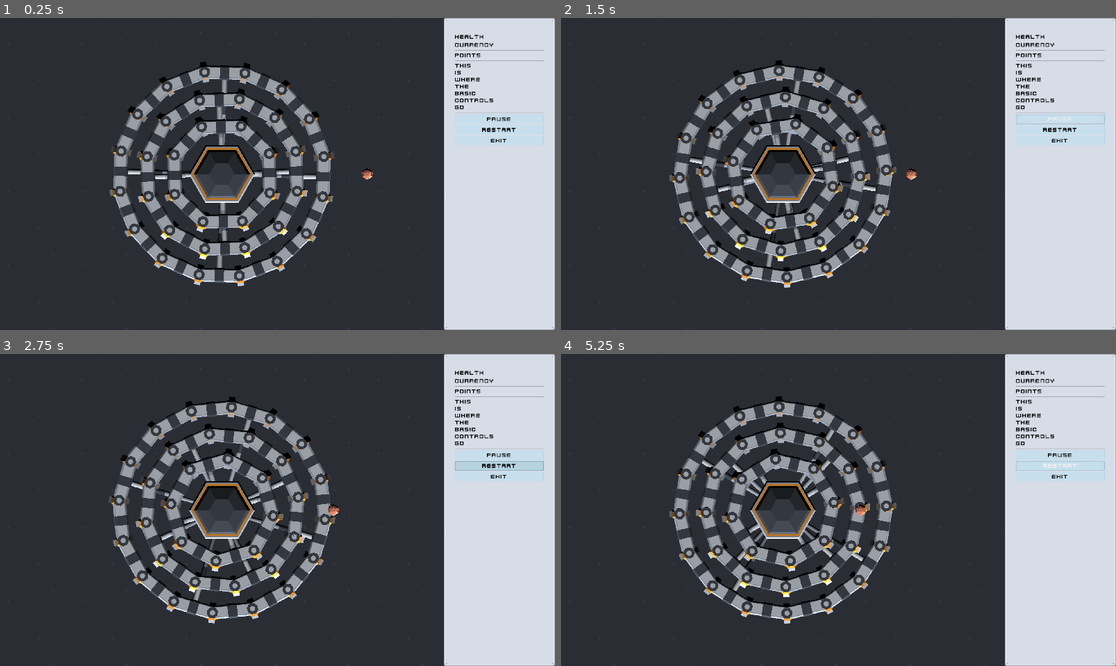
Above: before the commit, frames 1-4 (two rows, left to right).
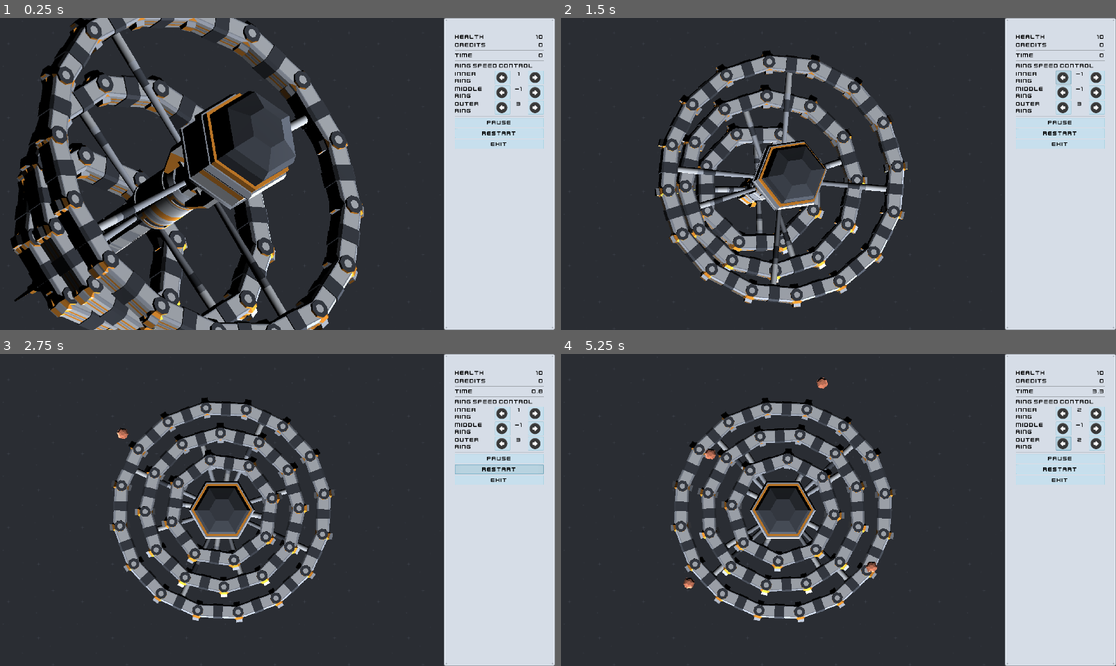
Above: after the commit, the same moments.

Repository: Wrzlprnft/ProtectPortPolyPls
Game: Godot game, scene res://scenes/Main.tscn
The game is run twice, just before and just after one commit, with the same random seed, the same clock (stepped at 60 frames per second) and the same inputs.
Inputs (mouse positions are in pixels of both pictures, inside the frame that each line leads up to):
- Up to frame 1 (0.25 s): no input
- Up to frame 2 (1.5 s): click "Pause" at 0.5 s; click (1066, 77) at 1.27 s
- Up to frame 3 (2.75 s): click "Restart" at 2 s
- Up to frame 4 (5.25 s): click (1099, 413) at 2.77 s; click (1066, 428) at 3.52 s; click (1099, 428) at 4.27 s; click (1066, 444) at 5.02 s

The runs differ from the first frame. In frame 1, 33% of the frame differs, in the area x 1-98%, y 0-100%; in frame 2, 18%; in frame 3, 12%; in frame 4, 11%.

Commit message:
added gameplay

Diff:
--- a/scenes/Main.tscn
+++ b/scenes/Main.tscn
@@ -1,8 +1,8 @@
-[gd_scene load_steps=29 format=2]
+[gd_scene load_steps=32 format=2]
 
 [ext_resource path="res://scripts/Main.gd" type="Script" id=1]
 [ext_resource path="res://scenes/Laserbeam.tscn" type="PackedScene" id=2]
-[ext_resource path="res://scenes/Enemy.tscn" type="PackedScene" id=3]
+[ext_resource path="res://assets/ui/shadedDark25.png" type="Texture" id=3]
 [ext_resource path="res://assets/ui/metalPanel.png" type="Texture" id=4]
 [ext_resource path="res://scripts/Ring.gd" type="Script" id=5]
 [ext_resource path="res://assets/Theme.tres" type="Theme" id=6]
@@ -23,20 +23,45 @@
 [ext_resource path="res://scenes/RingSegment2.tscn" type="PackedScene" id=21]
 [ext_resource path="res://scenes/RingSegment1.tscn" type="PackedScene" id=22]
 [ext_resource path="res://scripts/ViewportContainer.gd" type="Script" id=23]
+[ext_resource path="res://assets/ui/shadedDark24.png" type="Texture" id=24]
 [ext_resource path="res://assets/crosshair120.png" type="Texture" id=25]
 [ext_resource path="res://assets/ui/turret_double_SE.png" type="Texture" id=26]
+[ext_resource path="res://scripts/MenuBar.gd" type="Script" id=27]
 
 [sub_resource type="SphereShape" id=1]
 radius = 1.69884
 
 [sub_resource type="SphereShape" id=2]
 
+[sub_resource type="Animation" id=4]
+resource_name = "camera pan"
+length = 2.0
+tracks/0/type = "transform"
+tracks/0/path = NodePath(".")
+tracks/0/interp = 1
+tracks/0/loop_wrap = true
+tracks/0/imported = false
+tracks/0/enabled = true
+tracks/0/keys = PoolRealArray( 0, 1, -8.071, 5.35989, 0.959388, -0.515438, -0.48407, 0.0768885, 0.702914, 1, 1, 1, 2, 1, 0, 7.61737, 0, -0.707107, 0, 0, 0.707107, 1, 1, 1 )
+tracks/1/type = "value"
+tracks/1/path = NodePath(".:size")
+tracks/1/interp = 1
+tracks/1/loop_wrap = true
+tracks/1/imported = false
+tracks/1/enabled = true
+tracks/1/keys = {
+"times": PoolRealArray( 0, 2 ),
+"transitions": PoolRealArray( 1, 1 ),
+"update": 0,
+"values": [ 11.88, 23.1 ]
+}
+
 [sub_resource type="Environment" id=3]
 
 [node name="Main" type="Node"]
 script = ExtResource( 1 )
 
-[node name="NinePatchRect" type="NinePatchRect" parent="."]
+[node name="MenuBar" type="NinePatchRect" parent="."]
 anchor_left = 0.8
 anchor_right = 1.0
 anchor_bottom = 1.0
@@ -47,11 +72,12 @@
 patch_margin_top = 10
 patch_margin_right = 10
 patch_margin_bottom = 10
+script = ExtResource( 27 )
 __meta__ = {
 "_edit_use_anchors_": false
 }
 
-[node name="VBoxContainer" type="VBoxContainer" parent="NinePatchRect"]
+[node name="VBoxContainer" type="VBoxContainer" parent="MenuBar"]
 anchor_left = 0.1
 anchor_top = 0.05
 anchor_right = 0.9
@@ -60,80 +86,272 @@
 "_edit_use_anchors_": false
 }
 
-[node name="Health" type="RichTextLabel" parent="NinePatchRect/VBoxContainer"]
+[node name="Healthbox" type="HBoxContainer" parent="MenuBar/VBoxContainer"]
 margin_right = 307.0
 margin_bottom = 24.0
+size_flags_vertical = 8
+__meta__ = {
+"_edit_use_anchors_": false
+}
+
+[node name="Label" type="RichTextLabel" parent="MenuBar/VBoxContainer/Healthbox"]
+margin_right = 224.0
+margin_bottom = 24.0
+size_flags_horizontal = 3
+size_flags_vertical = 3
 text = "Health"
 fit_content_height = true
 scroll_active = false
 
-[node name="Currency" type="RichTextLabel" parent="NinePatchRect/VBoxContainer"]
+[node name="Value" type="RichTextLabel" parent="MenuBar/VBoxContainer/Healthbox"]
+margin_left = 228.0
+margin_right = 307.0
+margin_bottom = 24.0
+size_flags_horizontal = 3
+size_flags_stretch_ratio = 0.35
+bbcode_enabled = true
+bbcode_text = "[right]5[/right]"
+text = "5"
+fit_content_height = true
+scroll_active = false
+
+[node name="Creditbox" type="HBoxContainer" parent="MenuBar/VBoxContainer"]
 margin_top = 28.0
 margin_right = 307.0
 margin_bottom = 52.0
-text = "Currency"
-fit_content_height = true
-scroll_active = false
-
-[node name="HSeparator" type="HSeparator" parent="NinePatchRect/VBoxContainer"]
+size_flags_vertical = 8
+__meta__ = {
+"_edit_use_anchors_": false
+}
+
+[node name="Label" type="RichTextLabel" parent="MenuBar/VBoxContainer/Creditbox"]
+margin_right = 224.0
+margin_bottom = 24.0
+size_flags_horizontal = 3
+size_flags_vertical = 3
+text = "Credits"
+fit_content_height = true
+scroll_active = false
+
+[node name="Value" type="RichTextLabel" parent="MenuBar/VBoxContainer/Creditbox"]
+margin_left = 228.0
+margin_right = 307.0
+margin_bottom = 24.0
+size_flags_horizontal = 3
+size_flags_stretch_ratio = 0.35
+bbcode_enabled = true
+bbcode_text = "[right]0[/right]"
+text = "0"
+fit_content_height = true
+scroll_active = false
+
+[node name="HSeparator" type="HSeparator" parent="MenuBar/VBoxContainer"]
 self_modulate = Color( 0, 0, 0, 1 )
 margin_top = 56.0
 margin_right = 307.0
 margin_bottom = 60.0
 
-[node name="Points" type="RichTextLabel" parent="NinePatchRect/VBoxContainer"]
+[node name="Timebox" type="HBoxContainer" parent="MenuBar/VBoxContainer"]
 margin_top = 64.0
 margin_right = 307.0
 margin_bottom = 88.0
-text = "Points"
-fit_content_height = true
-scroll_active = false
-
-[node name="HSeparator3" type="HSeparator" parent="NinePatchRect/VBoxContainer"]
+size_flags_vertical = 8
+__meta__ = {
+"_edit_use_anchors_": false
+}
+
+[node name="Label" type="RichTextLabel" parent="MenuBar/VBoxContainer/Timebox"]
+margin_right = 178.0
+margin_bottom = 24.0
+size_flags_horizontal = 3
+size_flags_vertical = 3
+text = "Time"
+fit_content_height = true
+scroll_active = false
+
+[node name="Value" type="RichTextLabel" parent="MenuBar/VBoxContainer/Timebox"]
+margin_left = 182.0
+margin_right = 307.0
+margin_bottom = 24.0
+size_flags_horizontal = 3
+size_flags_stretch_ratio = 0.7
+bbcode_enabled = true
+bbcode_text = "[right]0[/right]"
+text = "0"
+fit_content_height = true
+scroll_active = false
+
+[node name="HSeparator3" type="HSeparator" parent="MenuBar/VBoxContainer"]
 self_modulate = Color( 0, 0, 0, 1 )
 margin_top = 92.0
 margin_right = 307.0
 margin_bottom = 96.0
 
-[node name="Hints" type="RichTextLabel" parent="NinePatchRect/VBoxContainer"]
+[node name="Label" type="RichTextLabel" parent="MenuBar/VBoxContainer"]
 margin_top = 100.0
 margin_right = 307.0
-margin_bottom = 268.0
-text = "This
-is
-where
-the
-basic
-controls
-go"
+margin_bottom = 124.0
+text = "Ring Speed control"
 fit_content_height = true
 scroll_active = false
 __meta__ = {
 "_edit_use_anchors_": false
 }
 
-[node name="HSeparator2" type="HSeparator" parent="NinePatchRect/VBoxContainer"]
+[node name="Ring1Box" type="HBoxContainer" parent="MenuBar/VBoxContainer"]
+margin_top = 128.0
+margin_right = 307.0
+margin_bottom = 176.0
+
+[node name="RichTextLabel" type="RichTextLabel" parent="MenuBar/VBoxContainer/Ring1Box"]
+margin_right = 134.0
+margin_bottom = 48.0
+size_flags_horizontal = 3
+size_flags_stretch_ratio = 2.5
+text = "Inner Ring"
+fit_content_height = true
+scroll_active = false
+
+[node name="Ring1Left" type="Button" parent="MenuBar/VBoxContainer/Ring1Box"]
+margin_left = 138.0
+margin_right = 191.0
+margin_bottom = 48.0
+size_flags_horizontal = 3
+size_flags_vertical = 3
+icon = ExtResource( 24 )
+expand_icon = true
+
+[node name="RichTextLabel2" type="RichTextLabel" parent="MenuBar/VBoxContainer/Ring1Box"]
+margin_left = 195.0
+margin_right = 249.0
+margin_bottom = 48.0
+size_flags_horizontal = 3
+bbcode_enabled = true
+bbcode_text = "[center]1[/center]"
+text = "1"
+scroll_active = false
+
+[node name="Ring1Right" type="Button" parent="MenuBar/VBoxContainer/Ring1Box"]
+margin_left = 253.0
+margin_right = 307.0
+margin_bottom = 48.0
+grow_horizontal = 2
+grow_vertical = 2
+size_flags_horizontal = 3
+size_flags_vertical = 3
+icon = ExtResource( 3 )
+expand_icon = true
+
+[node name="Ring2Box" type="HBoxContainer" parent="MenuBar/VBoxContainer"]
+margin_top = 180.0
+margin_right = 307.0
+margin_bottom = 228.0
+
+[node name="RichTextLabel" type="RichTextLabel" parent="MenuBar/VBoxContainer/Ring2Box"]
+margin_right = 134.0
+margin_bottom = 48.0
+size_flags_horizontal = 3
+size_flags_stretch_ratio = 2.5
+text = "Middle Ring"
+fit_content_height = true
+scroll_active = false
+
+[node name="Ring2Left" type="Button" parent="MenuBar/VBoxContainer/Ring2Box"]
+margin_left = 138.0
+margin_right = 191.0
+margin_bottom = 48.0
+size_flags_horizontal = 3
+size_flags_vertical = 3
+icon = ExtResource( 24 )
+expand_icon = true
+
+[node name="RichTextLabel2" type="RichTextLabel" parent="MenuBar/VBoxContainer/Ring2Box"]
+margin_left = 195.0
+margin_right = 249.0
+margin_bottom = 48.0
+size_flags_horizontal = 3
+bbcode_enabled = true
+bbcode_text = "[center]1[/center]"
+text = "1"
+scroll_active = false
+
+[node name="Ring2Right" type="Button" parent="MenuBar/VBoxContainer/Ring2Box"]
+margin_left = 253.0
+margin_right = 307.0
+margin_bottom = 48.0
+grow_horizontal = 2
+grow_vertical = 2
+size_flags_horizontal = 3
+size_flags_vertical = 3
+icon = ExtResource( 3 )
+expand_icon = true
+
+[node name="Ring3Box" type="HBoxContainer" parent="MenuBar/VBoxContainer"]
+margin_top = 232.0
+margin_right = 307.0
+margin_bottom = 280.0
+
+[node name="RichTextLabel" type="RichTextLabel" parent="MenuBar/VBoxContainer/Ring3Box"]
+margin_right = 134.0
+margin_bottom = 48.0
+size_flags_horizontal = 3
+size_flags_stretch_ratio = 2.5
+text = "Outer Ring"
+fit_content_height = true
+scroll_active = false
+
+[node name="Ring3Left" type="Button" parent="MenuBar/VBoxContainer/Ring3Box"]
+margin_left = 138.0
+margin_right = 191.0
+margin_bottom = 48.0
+size_flags_horizontal = 3
+size_flags_vertical = 3
+icon = ExtResource( 24 )
+expand_icon = true
+
+[node name="RichTextLabel2" type="RichTextLabel" parent="MenuBar/VBoxContainer/Ring3Box"]
+margin_left = 195.0
+margin_right = 249.0
+margin_bottom = 48.0
+size_flags_horizontal = 3
+bbcode_enabled = true
+bbcode_text = "[center]1[/center]"
+text = "1"
+scroll_active = false
+
+[node name="Ring3Right" type="Button" parent="MenuBar/VBoxContainer/Ring3Box"]
+margin_left = 253.0
+margin_right = 307.0
+margin_bottom = 48.0
+grow_horizontal = 2
+grow_vertical = 2
+size_flags_horizontal = 3
+size_flags_vertical = 3
+icon = ExtResource( 3 )
+expand_icon = true
+
+[node name="HSeparator2" type="HSeparator" parent="MenuBar/VBoxContainer"]
 self_modulate = Color( 0, 0, 0, 1 )
-margin_top = 272.0
-margin_right = 307.0
-margin_bottom = 276.0
-
-[node name="Button" type="Button" parent="NinePatchRect/VBoxContainer"]
-margin_top = 280.0
-margin_right = 307.0
-margin_bottom = 313.0
+margin_top = 284.0
+margin_right = 307.0
+margin_bottom = 288.0
+
+[node name="Pause" type="Button" parent="MenuBar/VBoxContainer"]
+margin_top = 292.0
+margin_right = 307.0
+margin_bottom = 325.0
 text = "Pause"
 
-[node name="Button3" type="Button" parent="NinePatchRect/VBoxContainer"]
-margin_top = 317.0
-margin_right = 307.0
-margin_bottom = 350.0
+[node name="Start" type="Button" parent="MenuBar/VBoxContainer"]
+margin_top = 329.0
+margin_right = 307.0
+margin_bottom = 362.0
 text = "Restart"
 
-[node name="Button2" type="Button" parent="NinePatchRect/VBoxContainer"]
-margin_top = 354.0
-margin_right = 307.0
-margin_bottom = 387.0
+[node name="Exit" type="Button" parent="MenuBar/VBoxContainer"]
+margin_top = 366.0
+margin_right = 307.0
+margin_bottom = 399.0
 text = "Exit"
 
 [node name="TextureRect" type="TextureRect" parent="."]
@@ -183,34 +401,6 @@
 material/2 = null
 material/3 = null
 
-[node name="rocket_baseA" type="MeshInstance" parent="ViewportContainer/Viewport/Core"]
-transform = Transform( 1.06066, 6.18172e-08, -1.06066, 0, -1, -1.31134e-07, -1.06066, 6.18172e-08, -1.06066, 0, -0.88236, 0 )
-mesh = ExtResource( 17 )
-material/0 = null
-material/1 = null
-material/2 = null
-
-[node name="rocket_finsA2" type="MeshInstance" parent="ViewportContainer/Viewport/Core"]
-transform = Transform( 1, 0, 0, 0, 1, 0, 0, 0, 1, 0, -2.52546, 0 )
-mesh = ExtResource( 14 )
-material/0 = null
-material/1 = null
-material/2 = null
-
-[node name="rocket_finsA3" type="MeshInstance" parent="ViewportContainer/Viewport/Core"]
-transform = Transform( 1, 0, 0, 0, 1, 0, 0, 0, 1, 0, -5.10769, 0 )
-mesh = ExtResource( 14 )
-material/0 = null
-material/1 = null
-material/2 = null
-
-[node name="rocket_finsA4" type="MeshInstance" parent="ViewportContainer/Viewport/Core"]
-transform = Transform( 1, 0, 0, 0, 1, 0, 0, 0, 1, 0, -7.54288, 0 )
-mesh = ExtResource( 14 )
-material/0 = null
-material/1 = null
-material/2 = null
-
 [node name="rocket_fuelA" type="MeshInstance" parent="ViewportContainer/Viewport/Core"]
 transform = Transform( 1, 0, 0, 0, 1, 0, 0, 0, 1, 0, -8.03427, 0 )
 mesh = ExtResource( 11 )
@@ -343,6 +533,7 @@
 [node name="Ring1" type="KinematicBody" parent="ViewportContainer/Viewport"]
 transform = Transform( 1, 0, 0, 0, 1, 0, 0, 0, 1, 0, -10.5541, 0 )
 script = ExtResource( 5 )
+start_speed = 3
 
 [node name="CollisionShape" type="CollisionShape" parent="ViewportContainer/Viewport/Ring1"]
 visible = false
@@ -416,11 +607,18 @@
 material/1 = null
 material/2 = null
 
+[node name="rocket_finsA4" type="MeshInstance" parent="ViewportContainer/Viewport/Ring1"]
+transform = Transform( 1.5, 0, 0, 0, 1.5, 0, 0, 0, 1.5, 0, -0.76022, 0 )
+mesh = ExtResource( 14 )
+material/0 = null
+material/1 = null
+material/2 = null
+
 [node name="Ring2" type="KinematicBody" parent="ViewportContainer/Viewport"]
 transform = Transform( 1, 0, 0, 0, 1, 0, 0, 0, 1, 0, -6.8989, 0 )
 script = ExtResource( 5 )
-rot_degrees = 0.15
 strut_dist = 5
+ring_id = 2
 
 [node name="CollisionShape" type="CollisionShape" parent="ViewportContainer/Viewport/Ring2"]
 visible = false
@@ -507,11 +705,19 @@
 material/1 = null
 material/2 = null
 
+[node name="rocket_finsA3" type="MeshInstance" parent="ViewportContainer/Viewport/Ring2"]
+transform = Transform( 1.5, 0, 0, 0, 1.5, 0, 0, 0, 1.5, 0, -0.762635, 0 )
+mesh = ExtResource( 14 )
+material/0 = null
+material/1 = null
+material/2 = null
+
 [node name="Ring3" type="KinematicBody" parent="ViewportContainer/Viewport"]
 transform = Transform( 1, 0, 0, 0, 1, 0, 0, 0, 1, 0, -3.04789, 0 )
 script = ExtResource( 5 )
-rot_degrees = -0.1
 strut_dist = 10
+ring_id = 3
+start_speed = 5
 
 [node name="CollisionShape" type="CollisionShape" parent="ViewportContainer/Viewport/Ring3"]
 visible = false
@@ -609,15 +815,29 @@
 material/1 = null
 material/2 = null
 
-[node name="Enemy" parent="ViewportContainer/Viewport" instance=ExtResource( 3 )]
-transform = Transform( 1, 0, 0, 0, 1, 0, 0, 0, 1, 11, 0, 0 )
+[node name="rocket_baseA" type="MeshInstance" parent="ViewportContainer/Viewport/Ring3"]
+transform = Transform( 1.59099, 9.27258e-08, -1.59099, 0, -1.5, -1.96701e-07, -1.59099, 9.27258e-08, -1.59099, 0, 1.72435, 0 )
+mesh = ExtResource( 17 )
+material/0 = null
+material/1 = null
+material/2 = null
+
+[node name="rocket_finsA2" type="MeshInstance" parent="ViewportContainer/Viewport/Ring3"]
+transform = Transform( 1.5, 0, 0, 0, 1.5, 0, 0, 0, 1.5, 0, -0.7403, 0 )
+mesh = ExtResource( 14 )
+material/0 = null
+material/1 = null
+material/2 = null
 
 [node name="Camera" type="Camera" parent="ViewportContainer/Viewport"]
-transform = Transform( 1, 0, 0, 0, -2.86632e-10, 1, 0, -1, -2.86632e-10, 0, 7.61737, 0 )
+transform = Transform( 0.519528, 0.390924, -0.759782, 0.607108, 0.456825, 0.650178, 0.601257, -0.799055, 0, -8.071, 5.35989, 0.959388 )
 projection = 1
 current = true
 fov = 120.0
-size = 23.1
+size = 11.88
+
+[node name="AnimationPlayer" type="AnimationPlayer" parent="ViewportContainer/Viewport/Camera"]
+"anims/camera pan" = SubResource( 4 )
 
 [node name="BakedLightmap" type="BakedLightmap" parent="ViewportContainer/Viewport"]
 extents = Vector3( 25, 19, 20 )
@@ -664,4 +884,10 @@
 "_edit_use_anchors_": false
 }
 
+[connection signal="pressed" from="MenuBar/VBoxContainer/Ring1Box/Ring1Left" to="MenuBar" method="_on_Ring1Left_pressed"]
+[connection signal="pressed" from="MenuBar/VBoxContainer/Ring1Box/Ring1Right" to="MenuBar" method="_on_Ring1Right_pressed"]
+[connection signal="pressed" from="MenuBar/VBoxContainer/Ring2Box/Ring2Left" to="MenuBar" method="_on_Ring2Left_pressed"]
+[connection signal="pressed" from="MenuBar/VBoxContainer/Ring2Box/Ring2Right" to="MenuBar" method="_on_Ring2Right_pressed"]
+[connection signal="pressed" from="MenuBar/VBoxContainer/Ring3Box/Ring3Left" to="MenuBar" method="_on_Ring3Left_pressed"]
+[connection signal="pressed" from="MenuBar/VBoxContainer/Ring3Box/Ring3Right" to="MenuBar" method="_on_Ring3Right_pressed"]
 [connection signal="pressed" from="ViewportContainer/NinePatchRect/Button" to="ViewportContainer" method="_on_Button_pressed"]
--- a/scripts/Enemy.gd
+++ b/scripts/Enemy.gd
@@ -8,17 +8,25 @@
 
 # Called when the node enters the scene tree for the first time.
 func _ready():
-	pass # Replace with function body.
+	Events.connect("start_game",self,"game_reset")
+
+func game_reset():
+	get_parent().remove_child(self)
+	queue_free()
 
 
-# Called every frame. 'delta' is the elapsed time since the previous frame.
-#func _process(delta):
-#	pass
+func damage(d: int) -> void:
+	health -= d
+	if health <= 0:
+		get_parent().remove_child(self)
+		queue_free()
 
 func _physics_process(delta):
 	var vec = -to_global(target).normalized()
 	look_at(target,Vector3.UP)
-	var collider = move_and_collide(vec* velocity/60.0)
+	var collision = move_and_collide(vec* velocity/60.0)
 
-	if collider:
-		translate(Vector3(11.0,0.0,0.0))
+	if collision:
+		Events.emit_signal("change_health",-1)
+		get_parent().remove_child(self)
+		queue_free()
--- a/scripts/Events.gd
+++ b/scripts/Events.gd
@@ -1,9 +1,10 @@
 extends Node
 
-signal health_changed(newHealth)
+signal change_health(newHealth)
 
+signal start_game()
 signal game_started()
-signal game_stopped()
+signal game_ended()
 
 signal mount_entered(mount,ring_id)
 signal mount_exited(mount)
@@ -11,3 +12,13 @@
 signal mount_selected()
 signal mount_deselected()
 signal build_turret(id)
+
+signal update_time(value)
+
+signal change_speed1(dir)
+signal change_speed2(dir)
+signal change_speed3(dir)
+
+signal speed1_changed(new_value)
+signal speed2_changed(new_value)
+signal speed3_changed(new_value)
--- a/scripts/Laserbeam.gd
+++ b/scripts/Laserbeam.gd
@@ -15,7 +15,8 @@
 	var s = Vector3(1.0,1.0,to_local(target.to_global(Vector3.ZERO)).length())
 	scale_object_local(s)
 	look_at(target.to_global(Vector3.ZERO),Vector3.UP)
+	if t:
+		t.damage(1)
 	yield(get_tree().create_timer(0.2), "timeout")
-	#TODO damage
 	get_parent().remove_child(self)
-	free()
+	queue_free()
--- a/scripts/Main.gd
+++ b/scripts/Main.gd
@@ -1,6 +1,10 @@
 extends Node
 
+var running = false
+
 var health := 10 setget set_health
+
+var time := 0.0
 
 var current_mount = null
 var current_ring_id = 0
@@ -9,10 +13,17 @@
 var mount_tracking := false
 
 var turret_scene = preload("res://scenes/Turret.tscn")
+var meteor_scene = preload("res://scenes/Enemy.tscn")
+
+onready var rng = RandomNumberGenerator.new()
 
 func set_health (newHealth) -> void:
-	health = newHealth
-	Events.emit_signal("health_changed",health)
+	if newHealth == 0:
+		health = newHealth
+		end_game()
+	elif health > 0:
+		health = newHealth
+	$MenuBar/VBoxContainer/Healthbox/Value.bbcode_text = "[right]" + str(health) + "[/right]"
 
 func change_health(delta) -> void:
 	set_health(health + delta)
@@ -35,10 +46,15 @@
 	Events.connect("mount_exited",self,"clear_current_mount")
 	Events.connect("mount_deselected",self,"clear_mount_tracking")
 	Events.connect("build_turret",self,"build_turret")
-	Events.emit_signal("game_started")
+	Events.connect("change_health",self,"change_health")
+	rng.randomize()
+	start_game()
+	while(true):
+		spawn_meteor()
+		yield(get_tree().create_timer(1), "timeout")
 
 func _input(event):
-	if event is InputEventMouseButton and current_mount:
+	if event is InputEventMouseButton and current_mount and running:
 		if event.button_index == BUTTON_LEFT && event.pressed:
 			tracked_mount = current_mount
 			tracked_ring_id = current_ring_id
@@ -49,6 +65,9 @@
 	if mount_tracking and tracked_mount:
 		var pos = tracked_mount.to_global(Vector3.ZERO)
 		Events.emit_signal("mount_positon",pos)
+	if running:
+		time += delta
+		Events.emit_signal("update_time",time)
 
 func build_turret(id) -> void:
 	var turret = turret_scene.instance()
@@ -61,9 +80,22 @@
 	ring.add_child(turret)
 	turret.translate(ring.to_local(tracked_mount.to_global(Vector3.ZERO)))
 
-# spawn enemies
-# track health
-# track currency
-# turret construction
-#	-> active turret mount!
-#	-> building UI?
+func spawn_meteor() -> void:
+	if not running:
+		return
+	var meteor = meteor_scene.instance()
+	var spawnpoint = Vector3(-10,0,0)
+	spawnpoint = spawnpoint.rotated(Vector3.UP,rng.randf_range(0.0,2* PI))
+	meteor.translate(spawnpoint)
+	$ViewportContainer/Viewport.add_child(meteor)
+
+func start_game() -> void:
+	Events.emit_signal("start_game")
+	set_health(10)
+	time = 0.0
+	yield(Events,"game_started")
+	running = true
+
+func end_game() -> void:
+	running = false
+	Events.emit_signal("game_ended")
--- /dev/null
+++ b/scripts/MenuBar.gd
@@ -0,0 +1,55 @@
+extends NinePatchRect
+
+
+# Declare member variables here. Examples:
+# var a = 2
+# var b = "text"
+
+
+# Called when the node enters the scene tree for the first time.
+func _ready():
+	Events.connect("speed1_changed",self,"speed1_changed")
+	Events.connect("speed2_changed",self,"speed2_changed")
+	Events.connect("speed3_changed",self,"speed3_changed")
+	Events.connect("update_time",self,"update_time")
+
+
+# Called every frame. 'delta' is the elapsed time since the previous frame.
+#func _process(delta):
+#	pass
+
+func update_time(value) -> void:
+	var time = "%.1f" % value
+	$VBoxContainer/Timebox/Value.bbcode_text = "[right]"+ time +"[/right]"
+
+func speed1_changed(value) -> void:
+	$VBoxContainer/Ring1Box/RichTextLabel2.bbcode_text = "[center]"+str(value)+"[/center]"
+
+func speed2_changed(value) -> void:
+	$VBoxContainer/Ring2Box/RichTextLabel2.bbcode_text = "[center]"+str(value)+"[/center]"
+
+func speed3_changed(value) -> void:
+	$VBoxContainer/Ring3Box/RichTextLabel2.bbcode_text = "[center]"+str(value)+"[/center]"
+
+func _on_Ring1Left_pressed():
+	Events.emit_signal("change_speed1",-1)
+
+
+func _on_Ring1Right_pressed():
+	Events.emit_signal("change_speed1",1)
+
+
+func _on_Ring2Left_pressed():
+	Events.emit_signal("change_speed2",-1)
+
+
+func _on_Ring2Right_pressed():
+	Events.emit_signal("change_speed2",1)
+
+
+func _on_Ring3Left_pressed():
+	Events.emit_signal("change_speed3",-1)
+
+
+func _on_Ring3Right_pressed():
+	Events.emit_signal("change_speed3",1)
--- a/scripts/Ring.gd
+++ b/scripts/Ring.gd
@@ -1,12 +1,28 @@
 extends KinematicBody
 
-export var rot_degrees := 0.1
 export var strut_dist := 0
+export var ring_id := 1
+export var start_speed := 2
+
+var speedlevel := 2
+var speed_values = [0.15,0.125,0.1,-0.1,-0.125,-0.15]
 
 # Called when the node enters the scene tree for the first time.
 func _ready():
 	Events.connect("game_started",self,"teleport_rings_down")
-	Events.connect("game_stopped",self,"teleport_rings_up")
+	Events.connect("game_ended",self,"teleport_rings_up")
+	Events.connect("change_speed"+str(ring_id),self,"change_speed")
+	Events.connect("game_started",self,"reset_speed")
+	reset_speed()
+
+func reset_speed() -> void:
+	speedlevel = start_speed
+	Events.emit_signal("speed"+str(ring_id)+"_changed", (speedlevel - 3) if (speedlevel < 3) else (speedlevel - 2))
+
+func change_speed(dir) -> void:
+	speedlevel = speedlevel + dir
+	speedlevel = max(min(speedlevel,5),0)
+	Events.emit_signal("speed"+str(ring_id)+"_changed", (speedlevel - 3) if (speedlevel < 3) else (speedlevel - 2))
 
 func teleport_rings_down() -> void:
 	$Struts.translate(Vector3.DOWN * strut_dist)
@@ -15,9 +31,5 @@
 	$Struts.translate(Vector3.UP * strut_dist)
 
 func _physics_process(delta):
-	rotate_y(deg2rad(rot_degrees))
+	rotate_y(deg2rad(speed_values[speedlevel]))
 	transform = transform.orthonormalized()
-
-
-func _on_Ring3_mouse_entered():
-	print("ring")
--- a/scripts/Turret.gd
+++ b/scripts/Turret.gd
@@ -10,8 +10,15 @@
 
 # Called when the node enters the scene tree for the first time.
 func _ready():
-	pass # Replace with function body.
+	Events.connect("start_game",self,"game_reset")
+	Events.connect("game_ended",self,"stop_firing")
 
+func game_reset():
+	get_parent().remove_child(self)
+	queue_free()
+
+func stop_firing() -> void:
+	cooldown = -1
 
 # Called every frame. 'delta' is the elapsed time since the previous frame.
 func _process(delta):
--- a/scripts/ViewportContainer.gd
+++ b/scripts/ViewportContainer.gd
@@ -4,6 +4,8 @@
 	Events.connect("mount_positon",self,"update_mount_position")
 	Events.connect("mount_selected",self,"show_turret_menu")
 	Events.connect("mount_deselected",self,"hide_turret_menu")
+	Events.connect("game_ended",self,"game_ends")
+	Events.connect("start_game",self,"start_game")
 
 
 func _input( event ):
@@ -25,6 +27,15 @@
 	$Mount.hide()
 	$NinePatchRect.hide()
 
+func start_game() -> void:
+	$Viewport/Camera/AnimationPlayer.play("camera pan")
+	yield($Viewport/Camera/AnimationPlayer,"animation_finished")
+	Events.emit_signal("game_started")
+
+func game_ends() -> void:
+	$Viewport/Camera/AnimationPlayer.play_backwards("camera pan")
+	hide_turret_menu()
+
 
 func _on_Button_pressed():
 	Events.emit_signal("build_turret",-1)
Binary file added: assets/ui/shadedDark24.png
Not shown, added: assets/ui/shadedDark24.png.import
Binary file added: assets/ui/shadedDark25.png
Not shown, added: assets/ui/shadedDark25.png.import
